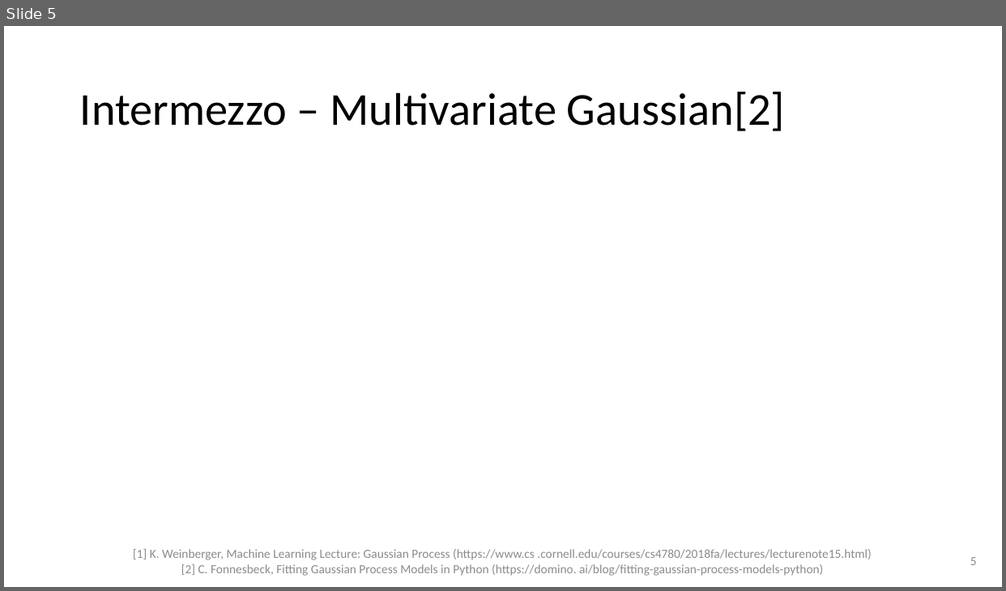
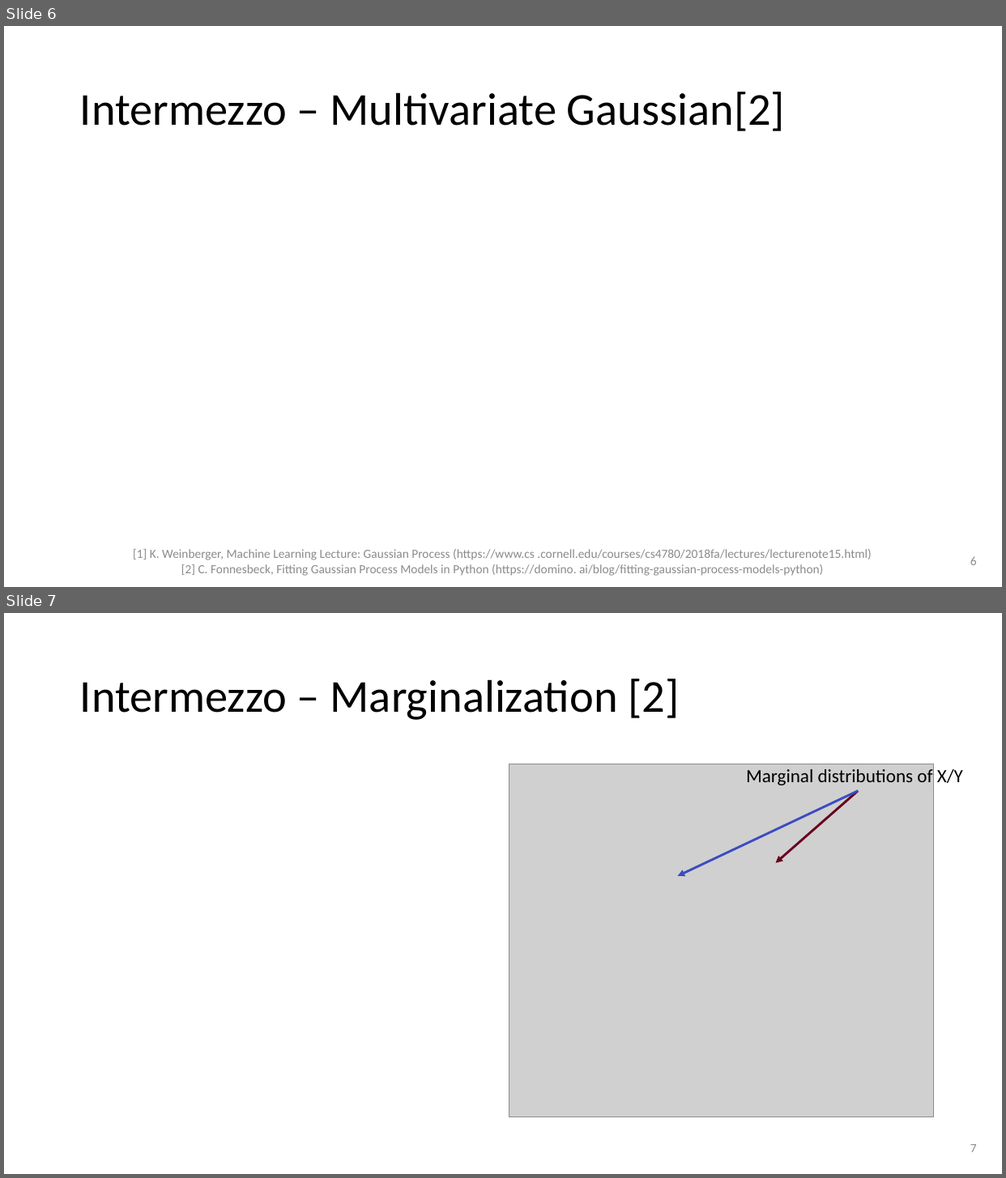
Before and after one commit to sebastian-k-physics/SciML_Gaussian_Processes, a slide deck: Gaussian_Processes_Sebastian_Klein.pptx. Shown one above the other, each under a label of ours: slide 5 before the commit, slides 6 and 7 after it. The pictures are 1006x591 and 1006x1178 pixels, drawn with LibreOffice and Linux fonts; fonts in the diff are those of the drawing; grey boxes stand for pictures. Boxes give left, top, right and bottom in pixels: in the first picture for what was removed or moved away, otherwise in the second. Text is boxed around its words. In the diff, an @@ line names an element or a change of style, - is before the commit and + after.

Commit message:
Added Marginalization + Conditioning to PP

```diff
--- a/Gaussian_Processes_Sebastian_Klein.pptx
+++ b/Gaussian_Processes_Sebastian_Klein.pptx
@@ slide 7 added at (4,613,1002,1174), background #FFFFFF @@
@@ title added at (80,679,680,720), 44 pt, text #000000 @@
+Intermezzo – Marginalization [2]
@@ picture added at (509,764,934,1117) @@
@@ text added at (746,769,963,786), 18 pt, text #000000 @@
+Marginal distributions of X/Y
@@ arrow added from (859, 791) to (678, 876), #3B4CC0 2.25 pt @@
@@ arrow added from (859, 791) to (776, 863), #67001F 2.25 pt @@
@@ page number added at (970,1144,977,1152), 12 pt, text #8C8C8C @@
+7
@@ what was slide 5 is now slide 6 @@
@@ page number at (970,557,977,565): text changed @@
-5
+6
```
Also in this commit, not shown: 1 slide changed, 6 other slides added, 4 other files.
